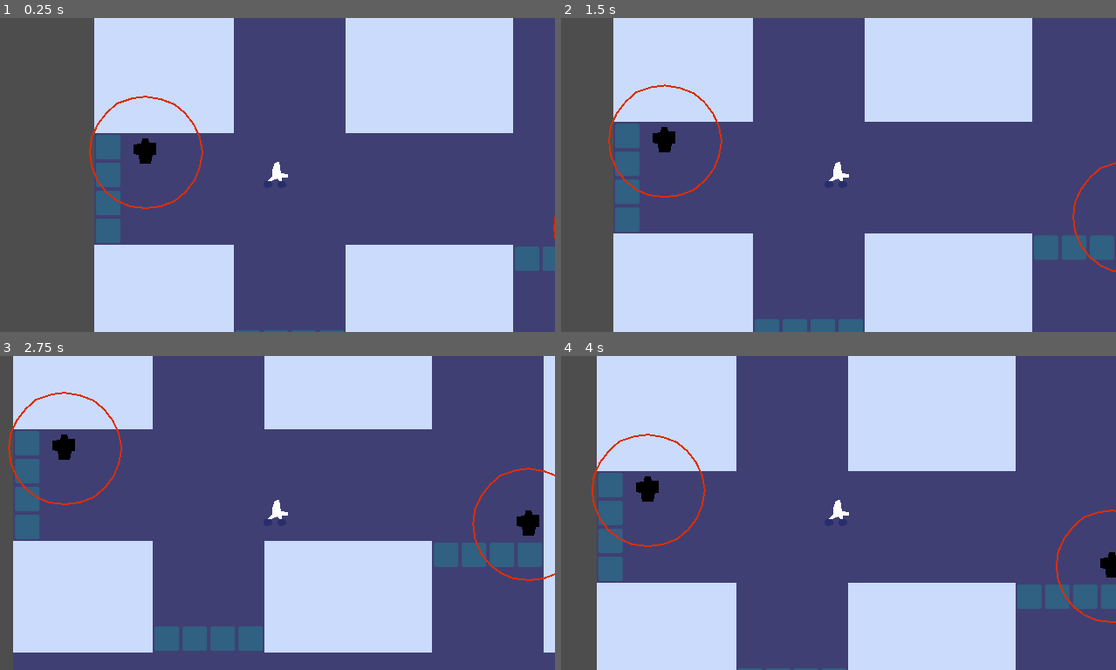
Above: before the commit, frames 1-4 (two rows, left to right).
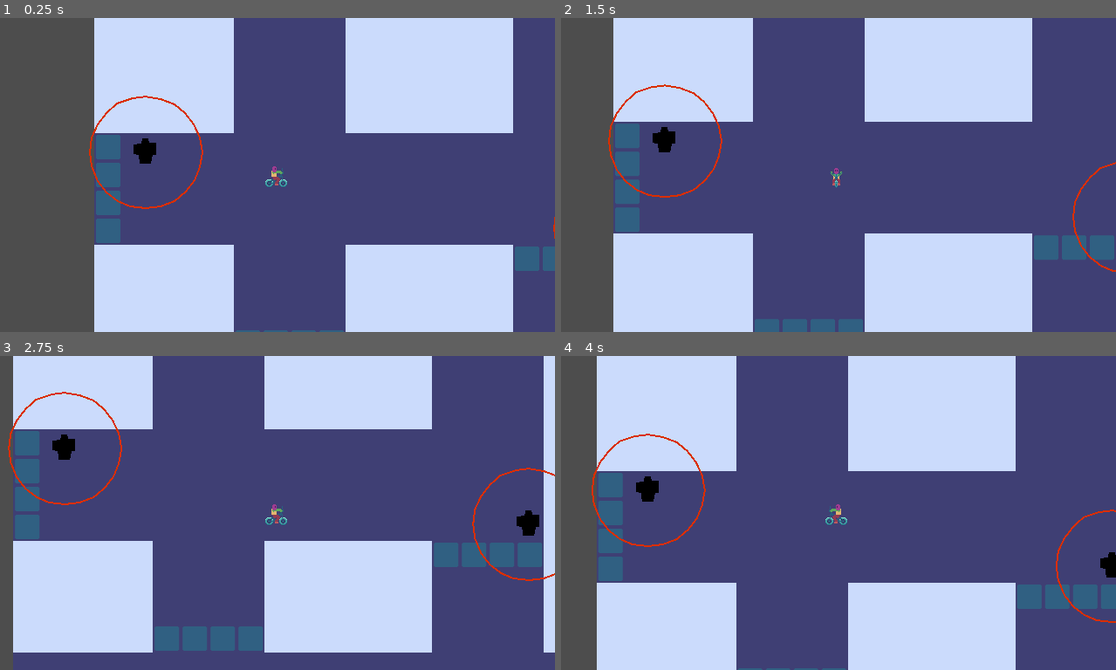
Above: after the commit, the same moments.

Repository: hawkstein/ludum-dare-59-signal
Game: Godot game, scene res://main.tscn
Two runs of this game, one before a commit and one after it. Both use one fixed random seed, a clock stepped at 60 frames per second and the inputs below.
Inputs:
- Up to frame 1 (0.25 s): no input
- Up to frame 2 (1.5 s): tap Enter at 0.5 s; hold Right (right) 0.53-1.28 s; tap Space (lock_line) at 0.6, 1.35 s; hold Down (down) from 1.28 s (still down)
- Up to frame 3 (2.75 s): release Down (down) at 2.03 s; hold Right (right) from 2.03 s (still down); tap Space (lock_line) at 2.1 s
- Up to frame 4 (4 s): release Right (right) at 2.78 s; hold Up (up) 2.78-3.53 s; tap Space (lock_line) at 2.85, 3.6 s; hold Left (left) from 3.53 s (still down)

The runs differ from the first frame. In frame 1, 0.2% of the frame differs, in the area x 47-52%, y 45-54%; in frame 2, 0.1%; in frame 3, 0.2%; in frame 4, 0.2%.

Commit message:
add basic animation sprite for player

Diff:
--- a/player/player.gd
+++ b/player/player.gd
@@ -2,6 +2,8 @@
 
 @export var tile_map: TileMapLayer
 @export var base_velocity: float = 64.0
+
+@onready var animated_sprite: AnimatedSprite2D = $AnimatedSprite2D
 
 var speed := 1.0
 var current_direction:= Vector2i.ZERO
@@ -13,6 +15,7 @@
 	if not active:
 		return
 	_read_input()
+	_update_sprite()
 	velocity = Vector2(current_direction) * speed * base_velocity
 	move_and_slide()
 
@@ -45,6 +48,18 @@
 	current_direction = desired_direction
 	# TODO: add speed up or brake code i.e if you tap the same direction speed up, tap the opposite to brake
 
+func _update_sprite() -> void:
+	if current_direction == Vector2i.UP:
+		animated_sprite.play("up")
+	elif current_direction == Vector2i.LEFT:
+		animated_sprite.play("sideways")
+		animated_sprite.flip_h = true
+	elif current_direction == Vector2i.RIGHT:
+		animated_sprite.play("sideways")
+		animated_sprite.flip_h = false
+	elif current_direction == Vector2i.DOWN:
+		animated_sprite.play("down")
+
 func reset() -> void:
 #	TODO: clear any data for this attempt
 	pass
--- /dev/null
+++ b/player/player.json
@@ -0,0 +1,49 @@
+{ "frames": {
+   "player 0.aseprite": {
+    "frame": { "x": 0, "y": 0, "w": 32, "h": 32 },
+    "rotated": false,
+    "trimmed": false,
+    "spriteSourceSize": { "x": 0, "y": 0, "w": 32, "h": 32 },
+    "sourceSize": { "w": 32, "h": 32 },
+    "duration": 100
+   },
+   "player 1.aseprite": {
+    "frame": { "x": 32, "y": 0, "w": 32, "h": 32 },
+    "rotated": false,
+    "trimmed": false,
+    "spriteSourceSize": { "x": 0, "y": 0, "w": 32, "h": 32 },
+    "sourceSize": { "w": 32, "h": 32 },
+    "duration": 100
+   },
+   "player 2.aseprite": {
+    "frame": { "x": 64, "y": 0, "w": 32, "h": 32 },
+    "rotated": false,
+    "trimmed": false,
+    "spriteSourceSize": { "x": 0, "y": 0, "w": 32, "h": 32 },
+    "sourceSize": { "w": 32, "h": 32 },
+    "duration": 100
+   }
+ },
+ "meta": {
+  "app": "https://www.aseprite.org/",
+  "version": "1.3.17-arm64",
+  "image": "player.png",
+  "format": "RGBA8888",
+  "size": { "w": 96, "h": 32 },
+  "scale": "1",
+  "frameTags": [
+   { "name": "sideways", "from": 0, "to": 0, "direction": "forward", "color": "#000000ff" },
+   { "name": "up", "from": 1, "to": 1, "direction": "forward", "color": "#000000ff" },
+   { "name": "down", "from": 2, "to": 2, "direction": "forward", "color": "#000000ff" }
+  ],
+  "layers": [
+   { "name": "Layer 2", "opacity": 255, "blendMode": "normal" },
+   { "name": "Layer 2 Copy", "opacity": 255, "blendMode": "normal" },
+   { "name": "Layer 3", "opacity": 255, "blendMode": "normal" },
+   { "name": "body", "opacity": 255, "blendMode": "normal" },
+   { "name": "head", "opacity": 255, "blendMode": "normal" }
+  ],
+  "slices": [
+  ]
+ }
+}
--- a/player/player.tscn
+++ b/player/player.tscn
@@ -1,9 +1,49 @@
 [gd_scene format=3 uid="uid://b42be3axcv1gi"]
 
 [ext_resource type="Script" uid="uid://duxqc2t27dgua" path="res://player/player.gd" id="1_oul6g"]
+[ext_resource type="Texture2D" uid="uid://byv18ixcxuu72" path="res://player/player.png" id="2_rkbax"]
 
 [sub_resource type="RectangleShape2D" id="RectangleShape2D_kqu6x"]
 size = Vector2(32, 32)
+
+[sub_resource type="AtlasTexture" id="AtlasTexture_g1dw6"]
+atlas = ExtResource("2_rkbax")
+region = Rect2(64, 0, 32, 32)
+
+[sub_resource type="AtlasTexture" id="AtlasTexture_yw30f"]
+atlas = ExtResource("2_rkbax")
+region = Rect2(0, 0, 32, 32)
+
+[sub_resource type="AtlasTexture" id="AtlasTexture_qjkh3"]
+atlas = ExtResource("2_rkbax")
+region = Rect2(32, 0, 32, 32)
+
+[sub_resource type="SpriteFrames" id="SpriteFrames_g6k8r"]
+animations = [{
+"frames": [{
+"duration": 1.0,
+"texture": SubResource("AtlasTexture_g1dw6")
+}],
+"loop": true,
+"name": &"down",
+"speed": 5.0
+}, {
+"frames": [{
+"duration": 1.0,
+"texture": SubResource("AtlasTexture_yw30f")
+}],
+"loop": true,
+"name": &"sideways",
+"speed": 5.0
+}, {
+"frames": [{
+"duration": 1.0,
+"texture": SubResource("AtlasTexture_qjkh3")
+}],
+"loop": true,
+"name": &"up",
+"speed": 5.0
+}]
 
 [node name="Player" type="CharacterBody2D" unique_id=390508017]
 script = ExtResource("1_oul6g")
@@ -12,6 +52,7 @@
 shape = SubResource("RectangleShape2D_kqu6x")
 
 [node name="BikeShapes" type="Node2D" parent="." unique_id=1381430059]
+visible = false
 
 [node name="Polygon2D" type="Polygon2D" parent="BikeShapes" unique_id=121179325]
 polygon = PackedVector2Array(-4, -6, -1, -14, 4, -15, 6, -2, 14, -1, 14, 3, 7, 3, 8, 11, 2, 4, -12, 10, -4, 2)
@@ -26,3 +67,9 @@
 polygon = PackedVector2Array(9, 7, 6, 7, 4, 7, 3, 8, 2, 11, 2, 12, 5, 15, 6, 15, 10, 14, 12, 13, 12, 11, 12, 9)
 
 [node name="Camera2D" type="Camera2D" parent="." unique_id=63924835]
+
+[node name="AnimatedSprite2D" type="AnimatedSprite2D" parent="." unique_id=1843323550]
+texture_filter = 1
+sprite_frames = SubResource("SpriteFrames_g6k8r")
+animation = &"sideways"
+autoplay = "sideways"
Binary file added: player/player.png
Not shown, added: player/player.png.import
